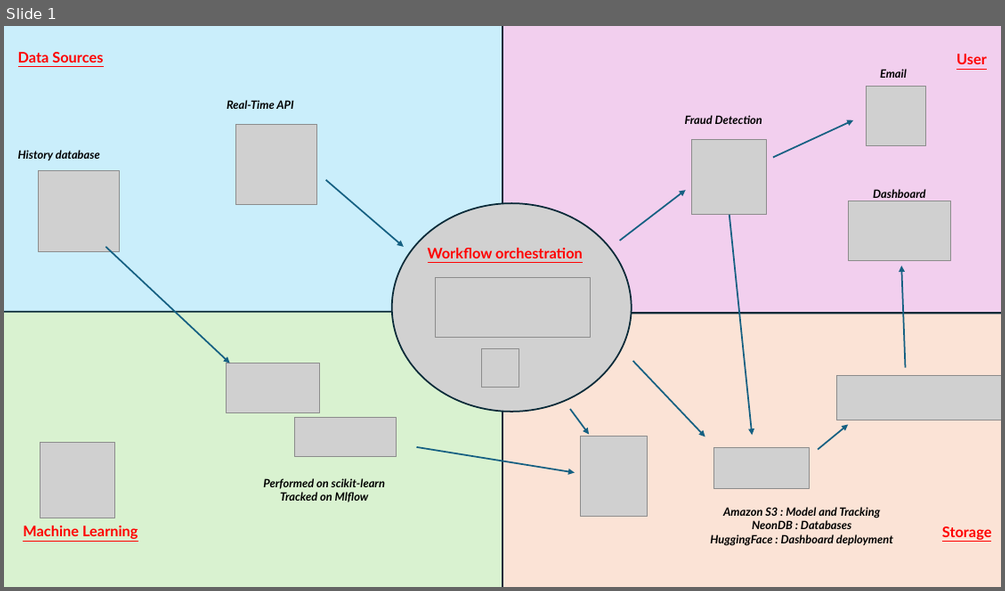
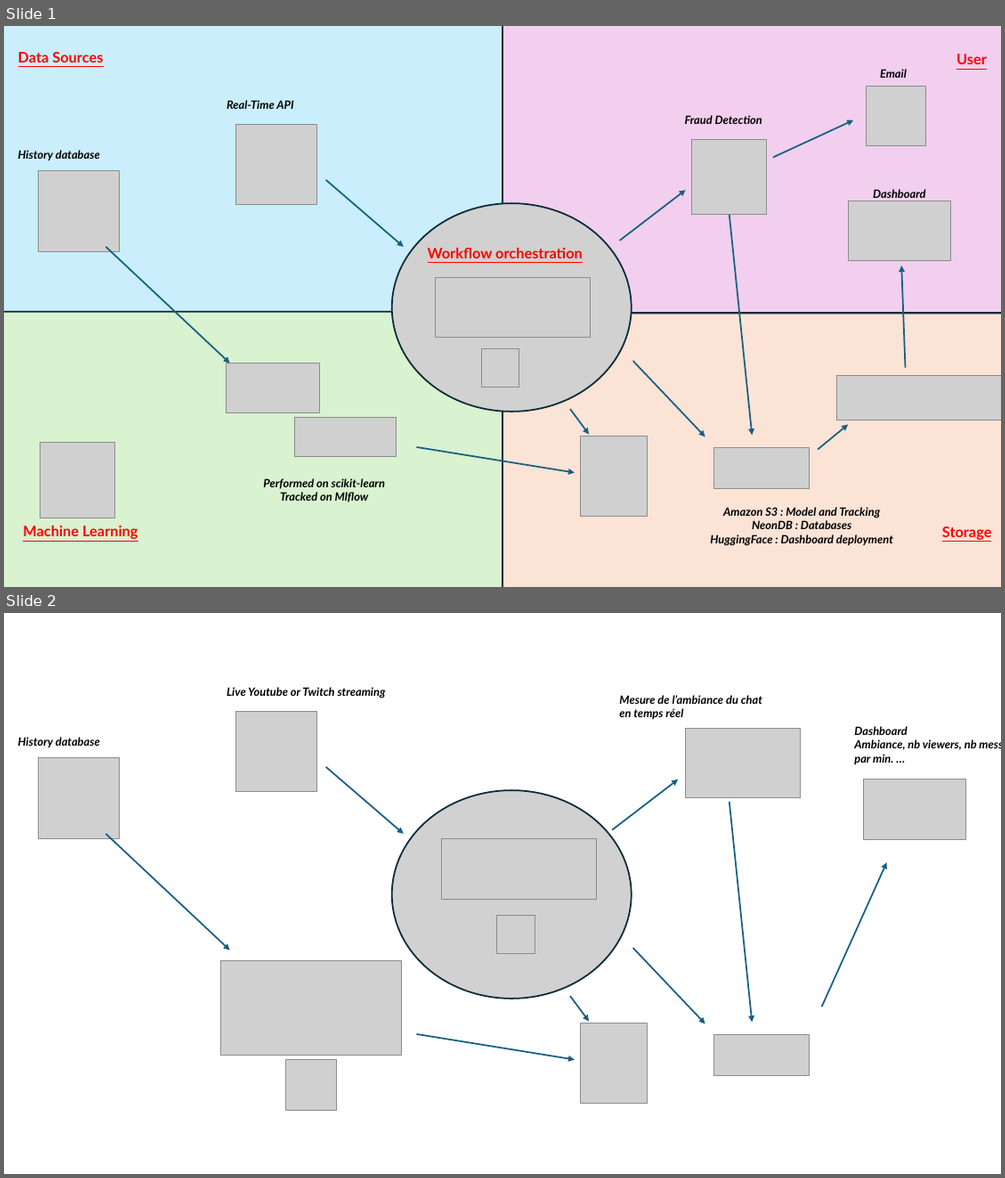
Before and after one commit to LoicV17/LoicValentini_Jedha_Certifications, a slide deck: AIA_Architecte_Intelligence_Artificielle/Bloc_3_Pipeline_IA/Presentation/Architecture_Fraud_Detection.pptx. Shown one above the other, each under a label of ours: slide 1 before the commit, slides 1 and 2 after it. The pictures are 1005x591 and 1005x1178 pixels, drawn with LibreOffice and Linux fonts; fonts in the diff are those of the drawing; grey boxes stand for pictures; background and template pictures are left out. Boxes give left, top, right and bottom in pixels: in the first picture for what was removed or moved away, otherwise in the second. Text is boxed around its words. In the diff, an @@ line names an element or a change of style, - is before the commit and + after.

```diff
--- a/AIA_Architecte_Intelligence_Artificielle/Bloc_3_Pipeline_IA/Presentation/Architecture_Fraud_Detection.pptx
+++ b/AIA_Architecte_Intelligence_Artificielle/Bloc_3_Pipeline_IA/Presentation/Architecture_Fraud_Detection.pptx
@@ slide 2 added at <box>4,613,1001,1174</box>, background #FFFFFF @@
@@ text added at <box>226,687,386,698</box>, 11 pt, text #000000, bold, italic @@
+Live Youtube or Twitch streaming
@@ picture added at <box>235,711,316,792</box> @@
@@ text added at <box>619,695,762,719</box>, 11 pt, text #000000, bold, italic @@
+Mesure de l’ambiance du chat
+en temps réel
@@ text added at <box>18,737,100,747</box>, 11 pt, text #000000, bold, italic @@
+History database
@@ picture added at <box>685,729,800,798</box> @@
@@ text added at <box>854,726,977,764</box>, 11 pt, text #000000, bold, italic @@
+Dashboard
+Ambiance, nb viewers, nb messages par min. …
@@ picture added at <box>39,758,119,839</box> @@
@@ arrow added from (326, 767) to (404, 834), #156082 1.5 pt @@
@@ ellipse added at <box>392,790,631,998</box>, fill #D1D1D1, outline #092A39 1.5 pt @@
@@ arrow added from (612, 830) to (678, 779), #156082 1.5 pt @@
@@ picture added at <box>863,779,966,839</box> @@
@@ arrow added from (729, 802) to (752, 1022), #156082 1.5 pt @@
@@ arrow added from (105, 834) to (230, 950), #156082 1.5 pt @@
@@ picture added at <box>442,839,597,899</box> @@
@@ arrow added from (822, 1006) to (886, 863), #156082 1.5 pt @@
@@ picture added at <box>497,916,535,954</box> @@
@@ arrow added from (633, 948) to (705, 1023), #156082 1.5 pt @@
@@ picture added at <box>220,961,401,1055</box> @@
@@ arrow added from (570, 996) to (589, 1022), #156082 1.5 pt @@
@@ arrow added from (417, 1034) to (574, 1060), #156082 1.5 pt @@
@@ picture added at <box>580,1022,647,1103</box> @@
@@ picture added at <box>714,1035,809,1075</box> @@
@@ picture added at <box>285,1060,336,1111</box> @@
```
Also in this commit, not shown: 28 other files.
